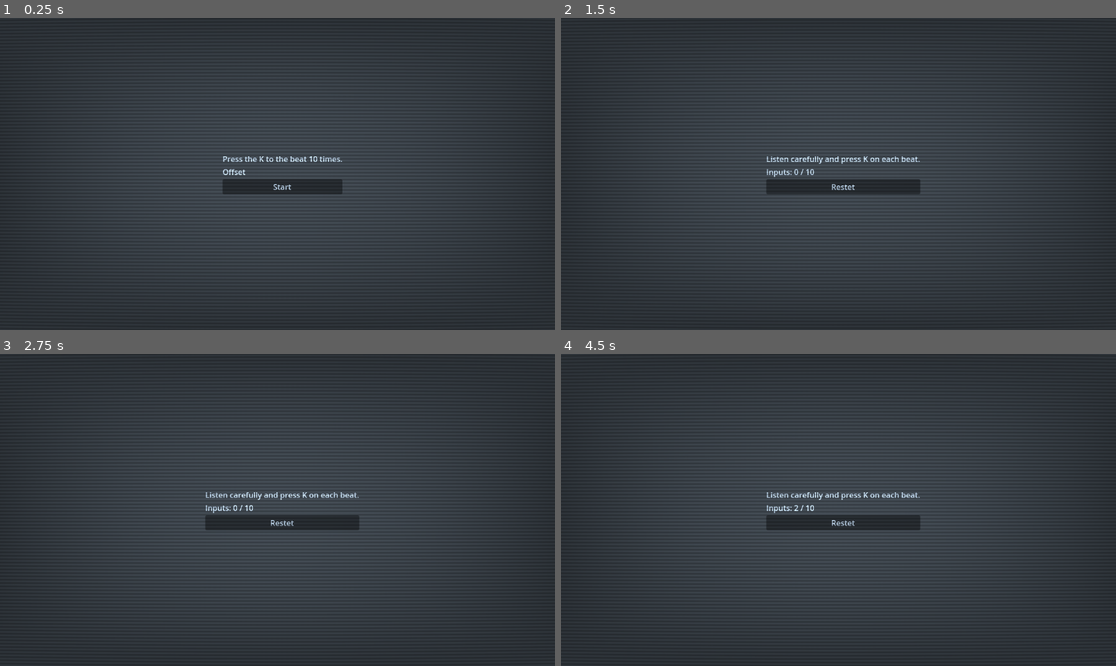
Above: before the commit, frames 1-4 (two rows, left to right).
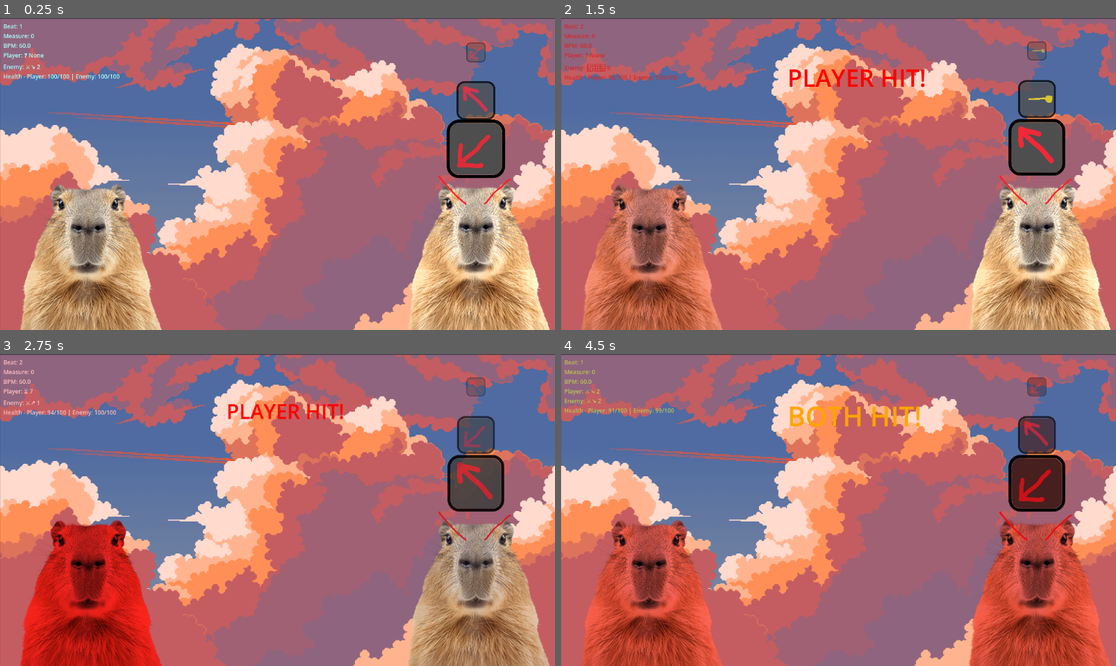
Above: after the commit, the same moments.

Repository: Hetaaa/Gmtk2025
Game: Godot game, scene res://Views/Level1/Level1.tscn
Same seed, same stepped clock (60 frames per second), same inputs: the game is played once before the commit and once after it. Before the commit the project starts from res://Views/TimingOffsetSetter/TimingCalibrator.tscn. Sound files missing from this copy of the repository are replaced by a short silence.
Inputs (mouse positions are in pixels of both pictures, inside the frame that each line leads up to):
- Up to frame 1 (0.25 s): no input
- Up to frame 2 (1.5 s): click (844, 186) at 0.5 s, where only the run before the commit has a clickable "Start"; click (844, 186) at 1.25 s, where only the run before the commit has a clickable "Restet"
- Up to frame 3 (2.75 s): click (283, 522) at 2 s, where only the run before the commit has a clickable "Restet"
- Up to frame 4 (4.5 s): click (844, 522) at 2.75 s, where only the run before the commit has a clickable "Restet"; tap K (ATTACK_MID) at 3.5, 4.25 s; hold O (ATTACK_HIGH) 3.53-4.28 s; tap M (ATTACK_LOW) at 4.35 s

The runs differ from the first frame. In frame 1, 99% of the frame differs, in the area x 0-100%, y 0-100%; in frame 2, 99%; in frame 3, 99%; in frame 4, 100%.

Commit message:
grace window fix

Diff:
--- a/godot2025/Global/BeatManager/beat_manager.gd
+++ b/godot2025/Global/BeatManager/beat_manager.gd
@@ -14,7 +14,7 @@
 @export var bpm: float = 60.0
 @export var beats_per_measure: int = 4
 @export var grace_period: float = 0.4  # Total grace window centered on beat
-@export var timing_offset: float = 0.023 # This offset shifts the entire timing sequence
+@export var timing_offset: float = 0.016 # This offset shifts the entire timing sequence
 
 @export var beat_sound_path: String = "res://Global/BeatManager/audiomass-output.mp3"# Path to your beat sound file (e.g., a kick drum)
 
@@ -146,17 +146,36 @@
 
 func _schedule_beat_events_custom(beat_time: float):
 	var current_time = music_player.get_playback_position()
-	var time_to_beat = beat_time - current_time
-
-	var time_to_open = time_to_beat - (grace_period / 2.0)
-	var time_to_close = time_to_beat + (grace_period / 2.0)
-
-	if time_to_open <= 0:
+
+	var target_open_absolute_time = (beat_time - (grace_period / 2.0)) + timing_offset
+	var target_hit_absolute_time = beat_time + timing_offset
+	var target_close_absolute_time = (beat_time + (grace_period / 2.0)) + timing_offset
+
+	var delay_to_open = target_open_absolute_time - current_time
+	var delay_to_hit = target_hit_absolute_time - current_time
+	var delay_to_close = target_close_absolute_time - current_time
+
+
+	if delay_to_open <= 0:
 		_open_action_window()
 	else:
-		get_tree().create_timer(time_to_open).timeout.connect(_open_action_window)
-
-	get_tree().create_timer(time_to_close).timeout.connect(_close_action_window)
+		get_tree().create_timer(delay_to_open).timeout.connect(_open_action_window)
+
+	var beat_count_at_schedule = beat_count # Capture current values
+	var measure_count_at_schedule = measure_count
+
+	if delay_to_hit <= 0:
+		beat_hit.emit(beat_count_at_schedule)
+	else:
+		var timer_hit = get_tree().create_timer(delay_to_hit, false) # 'false' for one_shot
+		timer_hit.timeout.connect(func():
+			beat_hit.emit(beat_count_at_schedule)
+		)
+
+	if delay_to_close <= 0:
+		_close_action_window()
+	else:
+		get_tree().create_timer(delay_to_close).timeout.connect(_close_action_window)
 
 func _open_action_window():
 	if not action_window_opened:
@@ -182,7 +201,7 @@
 
 	var current_time = music_player.get_playback_position()
 
-	# Jeśli track cofnął się (czyli loop), resetujemy
+	# If track reversed (e.g., loop), reset
 	if current_time < last_time:
 		beat_index = 0
 		beat_count = 0
@@ -190,15 +209,20 @@
 
 	last_time = current_time
 
-	if beat_index < beat_map.size() and current_time >= beat_map[beat_index] - timing_offset:
-		beat_count += 1
-		if beat_count % beats_per_measure == 0:
-			measure_count += 1
-			measure_complete.emit(measure_count)
-
-		beat_hit.emit(beat_count)
-		_schedule_beat_events_custom(beat_map[beat_index])
-		beat_index += 1
+	if beat_index < beat_map.size():
+		var current_beat_time = beat_map[beat_index]
+		var beat_scheduling_trigger_time = current_beat_time
+
+		if current_time >= beat_scheduling_trigger_time:
+			beat_count += 1
+			if beat_count % beats_per_measure == 0:
+				measure_count += 1
+				measure_complete.emit(measure_count)
+
+			_schedule_beat_events_custom(current_beat_time)
+			beat_index += 1
+
+
 
 
 
--- a/godot2025/project.godot
+++ b/godot2025/project.godot
@@ -11,7 +11,7 @@
 [application]
 
 config/name="Godot2025"
-run/main_scene="uid://bw28g5dsolm3h"
+run/main_scene="uid://dhqvjboele1dy"
 config/features=PackedStringArray("4.4", "GL Compatibility")
 config/icon="res://icon.svg"
 
